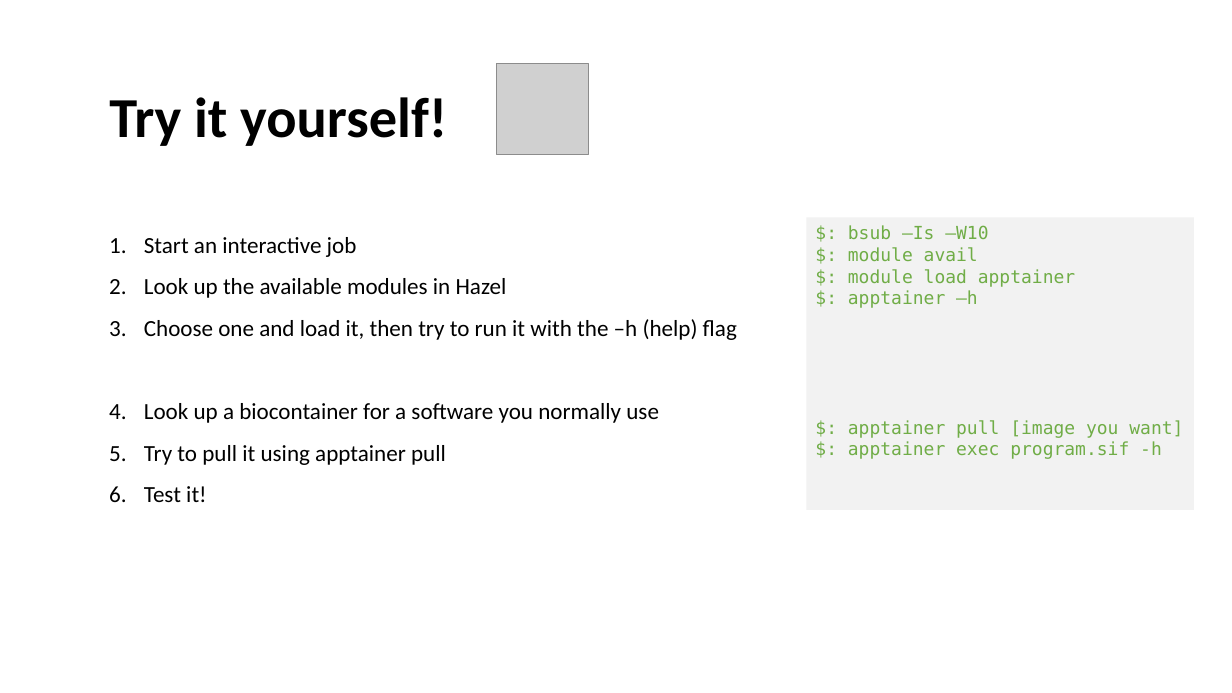
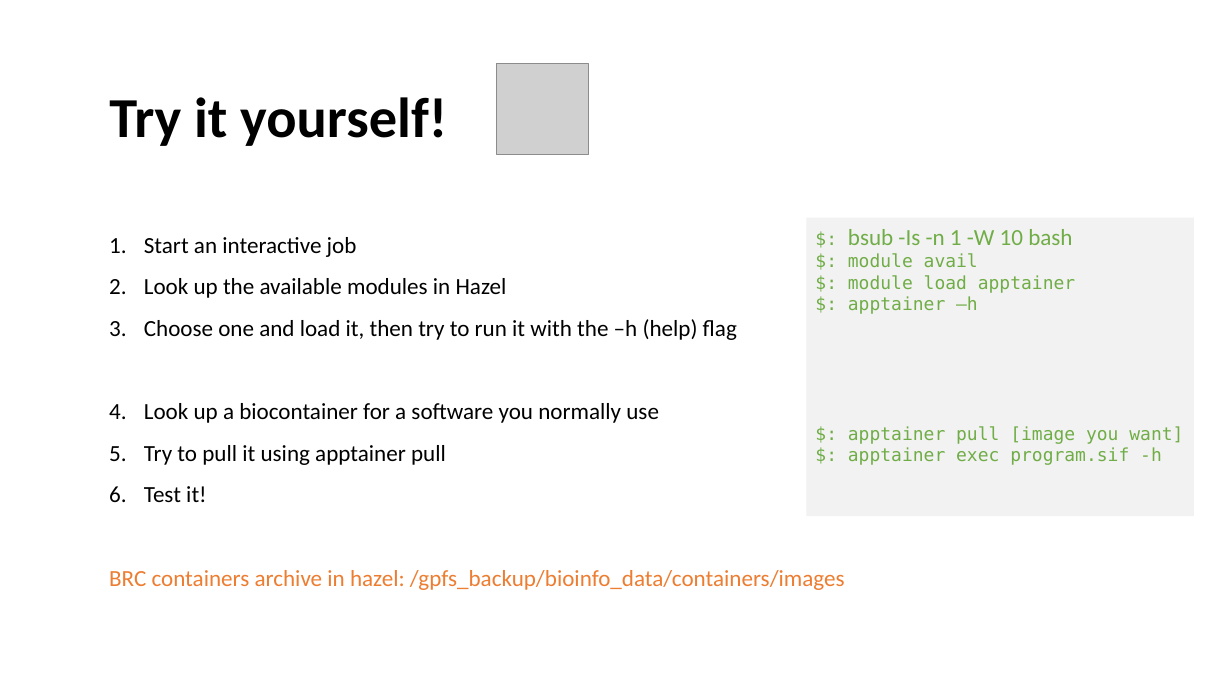
Before and after one commit to hurwitzlab/brc_hazel_training, a slide deck: slide 10 of slides/brc_hazel_week_d4.pptx. Drawn at 1232x693 pixels with LibreOffice and Linux fonts; fonts in the diff are those of the drawing; grey boxes stand for pictures. Boxes give left, top, right and bottom in pixels: in the first picture for what was removed or moved away, otherwise in the second. Text is boxed around its words. In the diff, an @@ line names an element or a change of style, - is before the commit and + after.

Commit message:
final

```diff
--- a/slides/brc_hazel_week_d4.pptx
+++ b/slides/brc_hazel_week_d4.pptx
@@ rectangle "$: bsub -Is -n 1 ..." resized from (x1=807, y1=217, x2=1195, y2=509) to (x1=807, y1=217, x2=1195, y2=516) @@
@@ text in rectangle at (x1=848, y1=229, x2=1072, y2=245): text changed; size 14 to 18 pt; font DejaVu Sans Mono to Calibri @@
-$: bsub –Is –W10
+$: bsub -Is -n 1 -W 10 bash
@@ text added at (x1=109, y1=570, x2=845, y2=590), 18 pt, text #ED7D31 @@
+BRC containers archive in hazel: /gpfs_backup/bioinfo_data/containers/images
```
Also in this commit, not shown: 1 other slide changed.
